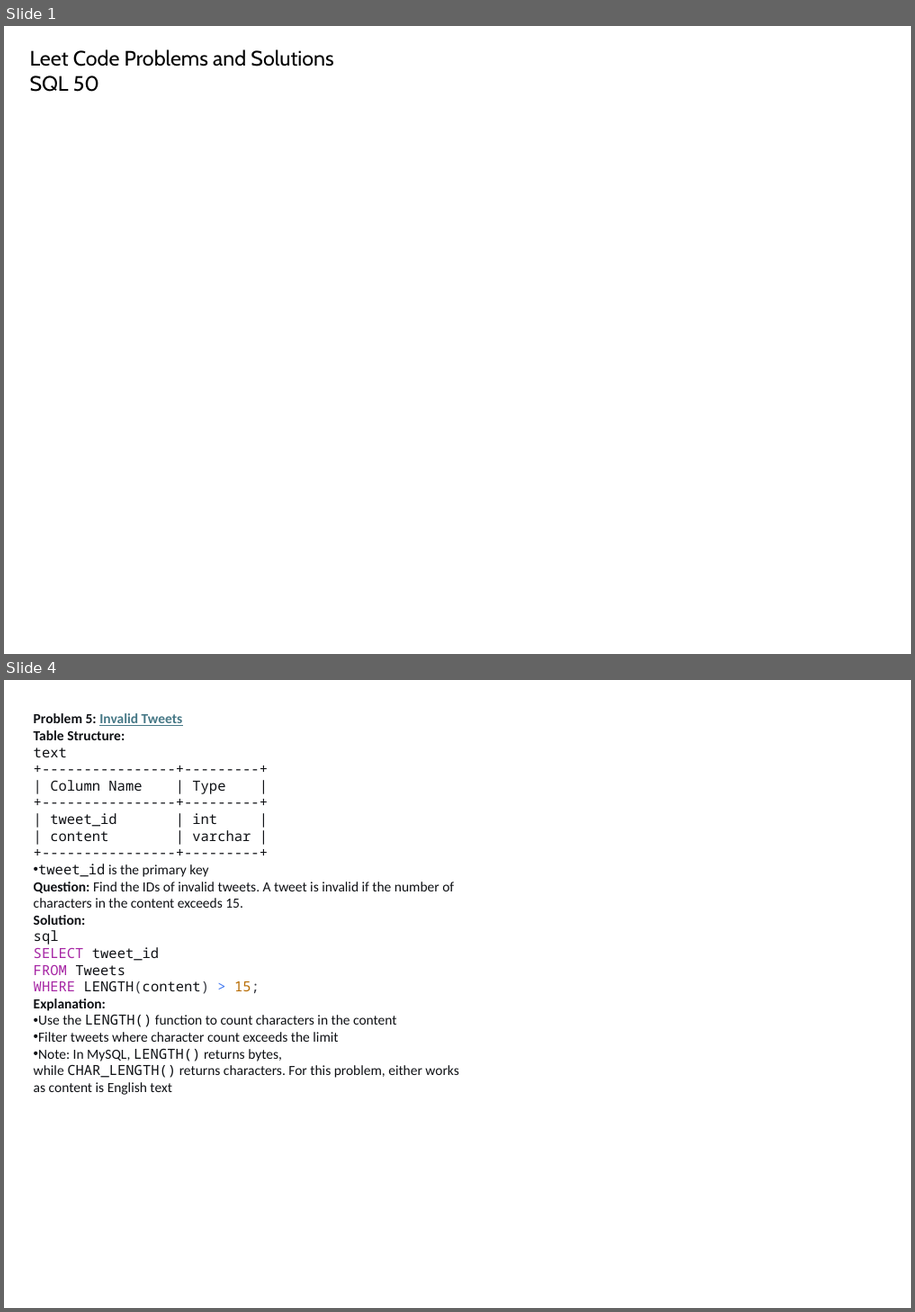
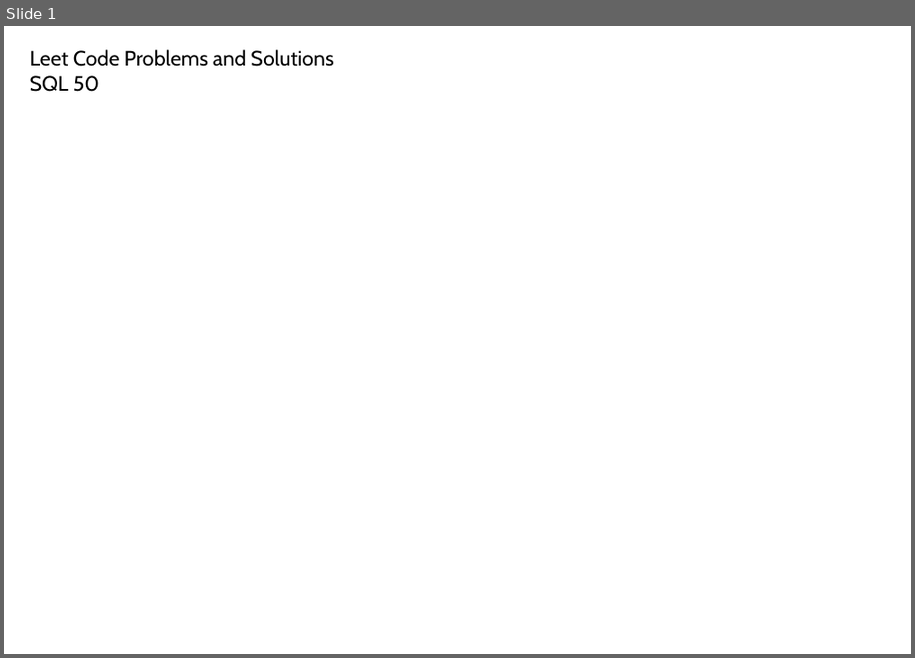
Before and after one commit to umalavanya/FullStackDevelopement_JavaSpring_SQL_ReactProjects, a slide deck: UmaTeachingMaterial/SQL/SQL-50-LeetCode.pptx. Shown one above the other, each under a label of ours: slides 1 and 4 before the commit, slide 1 after it; the slides between them are not shown. The pictures are 915x1312 and 915x658 pixels, drawn with LibreOffice and Linux fonts; fonts in the diff are those of the drawing. Boxes give left, top, right and bottom in pixels: in the first picture for what was removed or moved away, otherwise in the second. Text is boxed around its words. In the diff, an @@ line names an element or a change of style, - is before the commit and + after.

```diff
--- a/UmaTeachingMaterial/SQL/SQL-50-LeetCode.pptx
+++ b/UmaTeachingMaterial/SQL/SQL-50-LeetCode.pptx
@@ slide 4 removed at (4, 680, 911, 1308), background #FFFFFF @@
@@ text removed at (34, 713, 458, 1095) @@
-Problem 5: Invalid Tweets
-Table Structure:
-text
-+----------------+---------+
-| Column Name | Type |
-+----------------+---------+
-| tweet_id | int |
-| content | varchar |
-+----------------+---------+
-• tweet_id is the primary key
-Question: Find the IDs of invalid tweets. A tweet is invalid if the number of characters in the content exceeds 15.
-Solution:
-sql
-SELECT tweet_id
-FROM Tweets
-WHERE LENGTH(content) > 15;
-Explanation:
-• Use the LENGTH() function to count characters in the content
-• Filter tweets where character count exceeds the limit
-• Note: In MySQL, LENGTH() returns bytes, while CHAR_LENGTH() returns characters. For this problem, either works as content is English text
```
Also in this commit, not shown: 8 slides changed, 1 slide added, 68 other slides removed, 2 other files.
